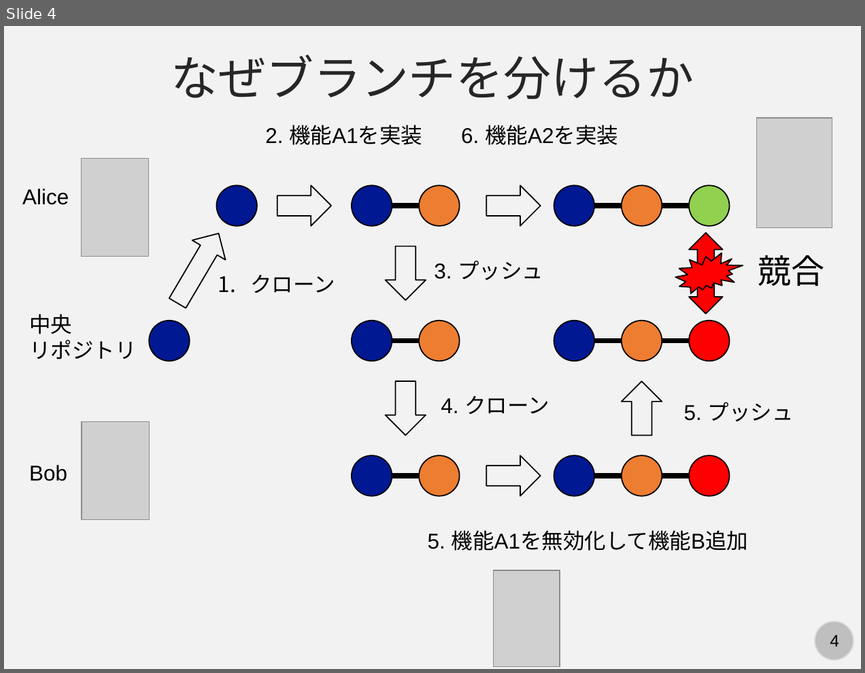
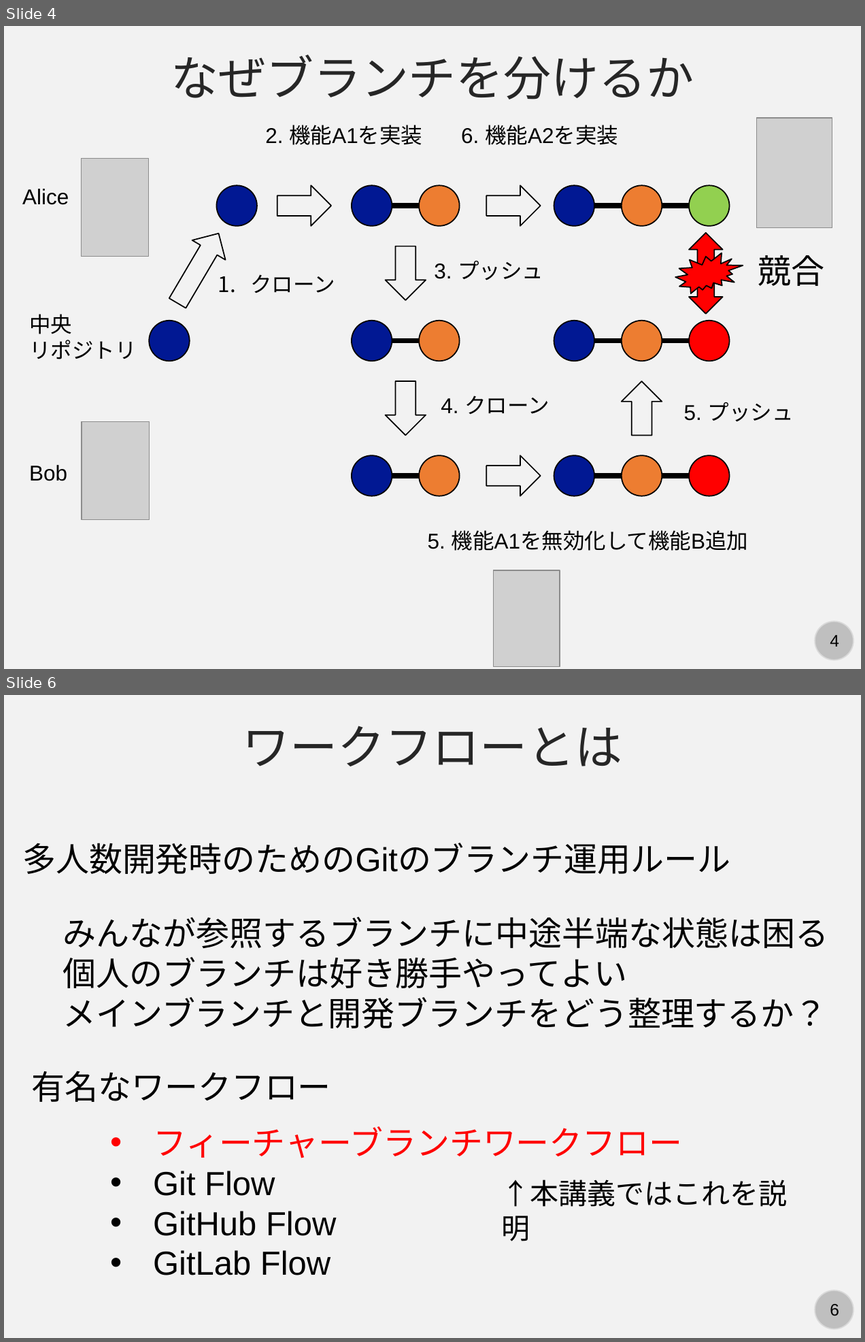
Before and after one commit to kaityo256/github, a slide deck: branch/fig/slide.pptx. Shown one above the other, each under a label of ours: slide 4 before the commit, slides 4 and 6 after it; the slides between them are not shown. The pictures are 865x673 and 865x1342 pixels, drawn with LibreOffice and Linux fonts; fonts in the diff are those of the drawing; grey boxes stand for pictures. Boxes give left, top, right and bottom in pixels: in the first picture for what was removed or moved away, otherwise in the second. Text is boxed around its words. In the diff, an @@ line names an element or a change of style, - is before the commit and + after.

```diff
--- a/branch/fig/slide.pptx
+++ b/branch/fig/slide.pptx
@@ slide 6 added at [4,695,861,1338], background #F2F2F2; not listed: 2 template elements that a slide beside it also shows @@
@@ text added at [242,726,622,766], 40 pt, text #262626 @@
+ワークフローとは
@@ text added at [22,843,730,874], 28 pt, text #000000 @@
+多人数開発時のためのGitのブランチ運用ルール
@@ text added at [63,917,828,1028], 28 pt, text #000000 @@
+みんなが参照するブランチに中途半端な状態は困る
+個人のブランチは好き勝手やってよい
+メインブランチと開発ブランチをどう整理するか？
@@ text added at [32,1070,331,1102], 28 pt, text #000000 @@
+有名なワークフロー
@@ text added at [153,1126,683,1275], 28 pt, text #000000 @@
+• フィーチャーブランチワークフロー
+• Git Flow
+• GitHub Flow
+• GitLab Flow
@@ text added at [502,1179,787,1206], 24 pt, text #000000 @@
+↑本講義ではこれを説明
```
Also in this commit, not shown: 2 slides changed, 13 other slides added, 1 other file.
